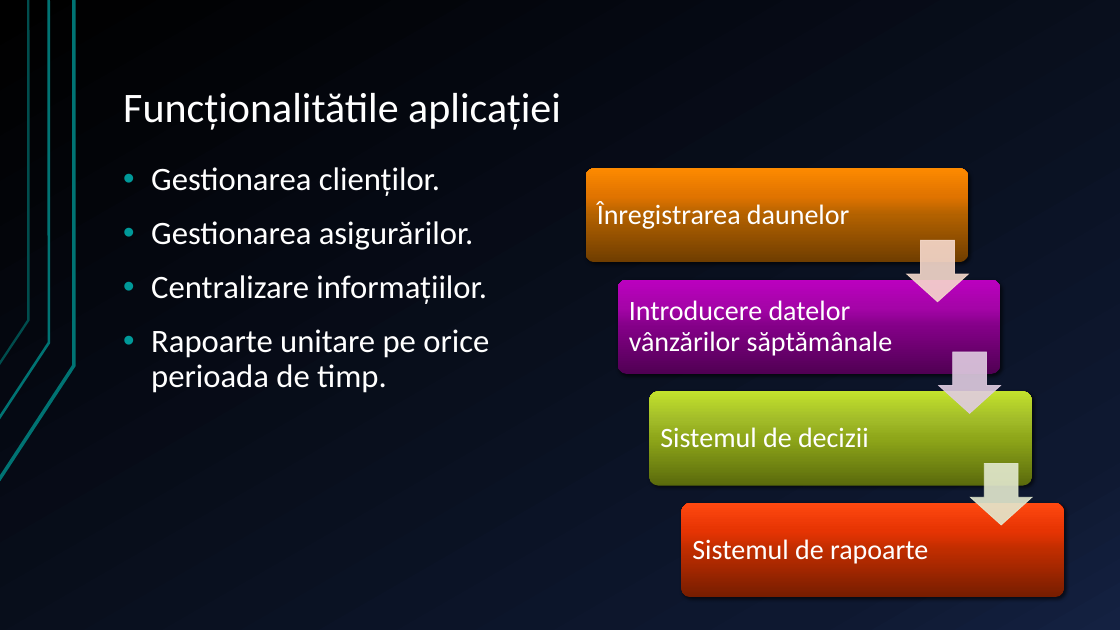
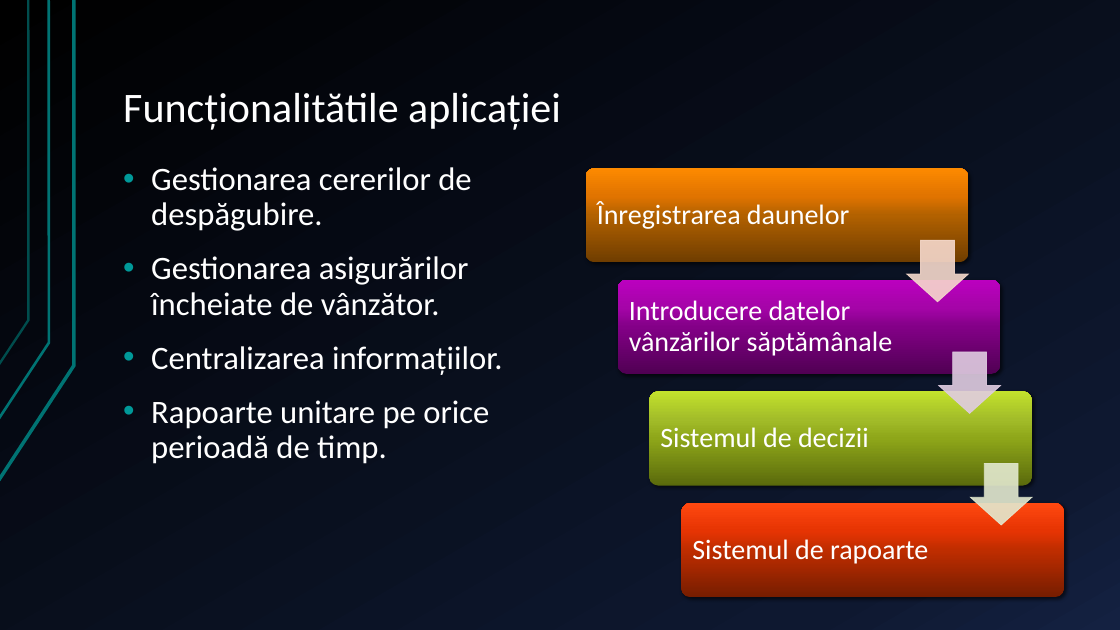
Before and after one commit to xiodine32/licenta_unibuc, a slide deck: slide 4 of prezentare.pptx. Drawn at 1120x630 pixels with LibreOffice and Linux fonts; fonts in the diff are those of the drawing. Boxes give left, top, right and bottom in pixels: in the first picture for what was removed or moved away, otherwise in the second. Text is boxed around its words. In the diff, an @@ line names an element or a change of style, - is before the commit and + after.

```diff
--- a/prezentare.pptx
+++ b/prezentare.pptx
@@ text at [151, 167, 503, 464]: text changed @@
-• Gestionarea clienților.
-• Gestionarea asigurărilor.
-• Centralizare informațiilor.
-• Rapoarte unitare pe orice perioada de timp.
+• Gestionarea cererilor de despăgubire.
+• Gestionarea asigurărilor încheiate de vânzător.
+• Centralizarea informațiilor.
+• Rapoarte unitare pe orice perioadă de timp.
```
Also in this commit, not shown: 5 other slides changed, 1 slide added.
